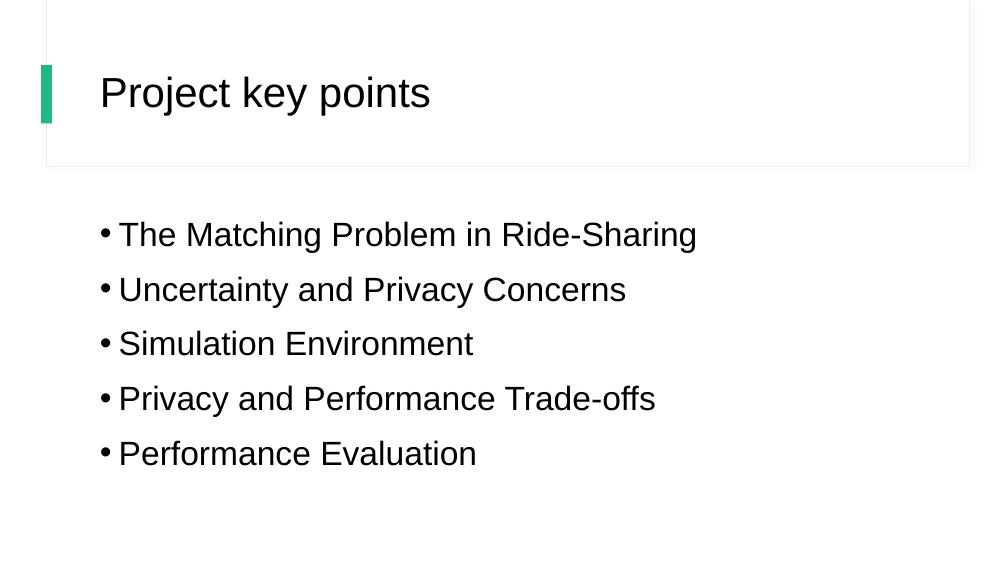
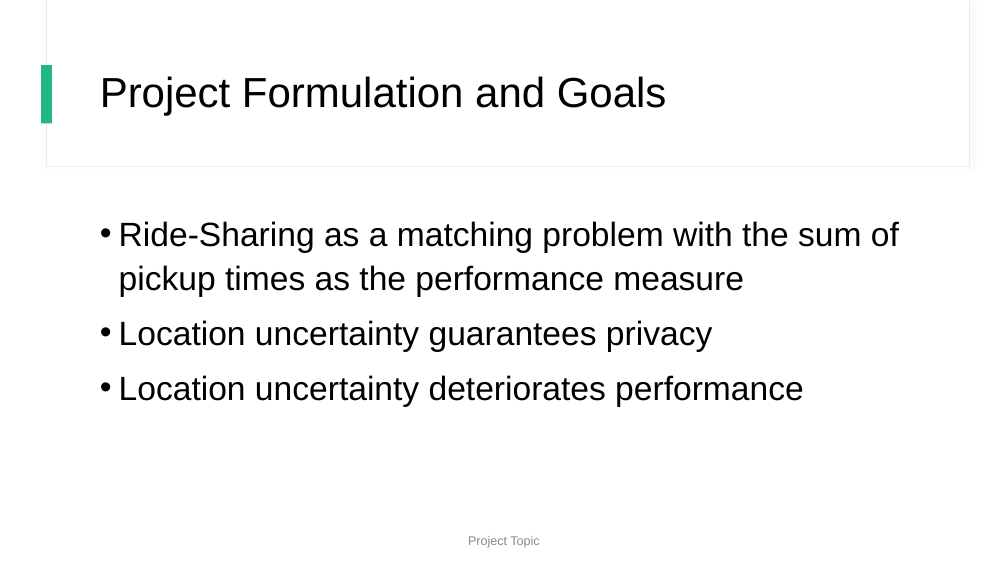
Before and after one commit to Yoni-Yaffe/DistribuPrivacyCore, a slide deck: slide 3 of מצגת אמצע.pptx. Drawn at 1008x567 pixels with LibreOffice and Linux fonts; fonts in the diff are those of the drawing. Boxes give left, top, right and bottom in pixels: in the first picture for what was removed or moved away, otherwise in the second. Text is boxed around its words. In the diff, an @@ line names an element or a change of style, - is before the commit and + after.

```diff
--- a/מצגת אמצע.pptx
+++ b/מצגת אמצע.pptx
@@ title at (x1=100, y1=76, x2=667, y2=116): text changed @@
-Project key points
+Project Formulation and Goals
@@ text at (x1=119, y1=221, x2=899, y2=407): text changed @@
-• The Matching Problem in Ride-Sharing
-• Uncertainty and Privacy Concerns
-• Simulation Environment
-• Privacy and Performance Trade-offs
-• Performance Evaluation
+• Ride-Sharing as a matching problem with the sum of pickup times as the performance measure
+• Location uncertainty guarantees privacy
+• Location uncertainty deteriorates performance
@@ text added at (x1=468, y1=536, x2=539, y2=548), 12 pt, text #8C8C8C @@
+Project Topic
```
Also in this commit, not shown: 7 other slides changed, 1 slide added, 1 slide removed.
